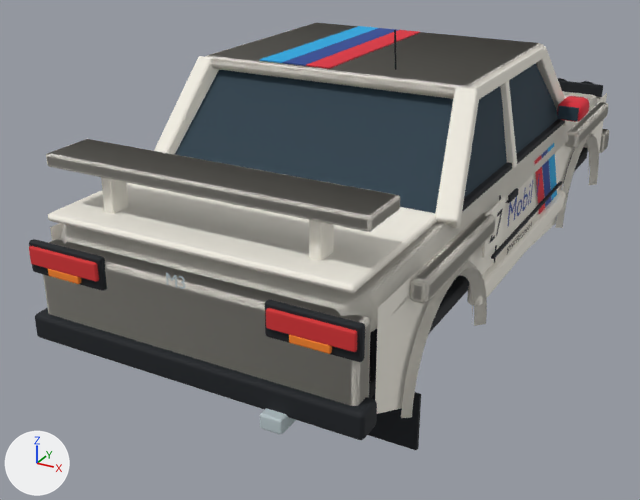
Before and after pictures for a commit that changed the glTF model assets/screenprint/vehicles/R200-lod0.glb.
One viewpoint serves both versions: a camera (50 mm lens) standing at (2.13, -4.79, 1.89) and looking at (-0.26, -0.44, -0.29). Lighting does not change. The marker at lower left points along +X, +Y and +Z. The first picture is the older version. Vertices at exactly the same position are counted once.

The first picture shows 'BrakeLamp', 'Outline_Body', 'black', 'blue', 'chrome', 'cyan', 'glass', 'scarlet', 'white' and 1 more.
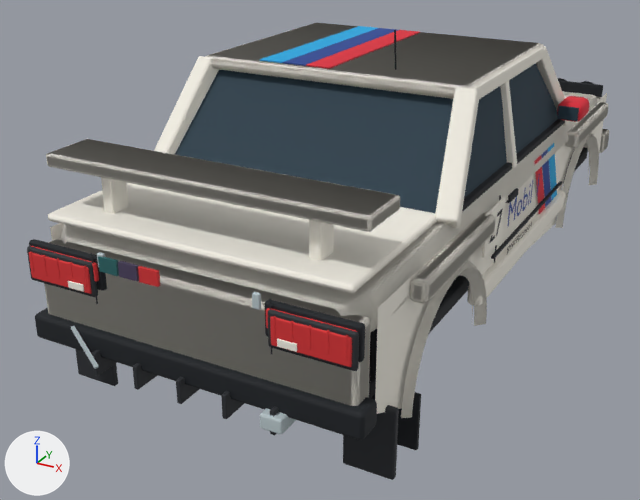
Boxes [x1, y1, x2, y2] around the edits, measured in the pictures (640 x 500 px):
'white', reshaped: before [43, 23, 609, 418]; after [44, 23, 609, 418]
'dark', added: after [27, 246, 399, 480]
'BrakeLamp', reshaped (14% taller): before [29, 246, 357, 352]; after [29, 246, 357, 367]
'chrome', reshaped (mostly hidden): before [166, 272, 296, 434]; after [71, 252, 296, 434]
'red', added: after [30, 252, 349, 359]
'plum', added: after [118, 261, 139, 282]
'teal', added: after [98, 256, 119, 276]
part 1 of me_cube_169, added (red): after [29, 252, 92, 294]
part 2 of me_cube_169, added (red): after [270, 316, 352, 367]
part 3 of me_cube_120, added: after [252, 292, 261, 310]
part 4 of me_cube_120, added: after [71, 326, 99, 369]
part 5 of me_cube_120, deleted: before [166, 272, 177, 287]
part 6 of me_sculptedshoulder_001, added: after [68, 280, 84, 292]
part 7 of me_sculptedshoulder_001, added: after [277, 339, 297, 352]
'Outline_Body', unchanged, covered by the edit: before [61, 91, 598, 333]

What changed in the scene script:
```text
Change me_cube_169:
    remove me_cube_169.from_pydata(...)  # 192 vertices, 376 faces; spans x -0.2..1.48, y -0.01..0.01, z -0.04..0.04
    add me_cube_169.from_pydata(...)  # 352 vertices, 688 faces; spans x -0.2..1.48, y -0.03..0.01, z -0.1..0.04
    me_cube_169 part 1: a new loose piece of 80 vertices spanning x -0.19..0.17, y -0.03..-0.01, z -0.1..0.03, in mat_red (red #d52f32)
    me_cube_169 part 2: a new loose piece of 80 vertices spanning x 1.11..1.47, y -0.03..-0.01, z -0.1..0.03, in mat_red (red #d52f32)
Change me_cube_120:
    remove me_cube_120.from_pydata(...)  # 2490 vertices, 4382 faces; spans x -1.24..0.28, y -0.09..4.29, z -0.04..0.56
    add me_cube_120.from_pydata(...)  # 2724 vertices, 4896 faces; spans x -1.24..0.28, y -0.11..4.29, z -0.04..0.56
    me_cube_120 part 3: the loose piece of 96 vertices spanning x 0.02, y 4.27, z 0.41..0.53 is copied, and the copy is scaled about its middle by (-11.4, -5.49, 0.566), then moved by (-0.1, -4.31, 0.06); it spans x -0.1..-0.06, y -0.05..-0.03, z 0.49..0.56
    me_cube_120 part 4: the loose piece of 96 vertices spanning x -0.98, y 4.27, z 0.41..0.53 is copied, and the copy is multiplied about its middle by the matrix ((-0.683, -1.085, 1.676), (-1.996, 0.371, -0.573), (0.0, -1.771, -1.147)), then moved by (-0.04, -4.34, -0.39); it spans x -1.12..-0.91, y -0.11..-0.03, z 0.0..0.15
    me_cube_120 part 5: the loose piece of 15 vertices spanning x -0.53..-0.47, y -0.04, z 0.49..0.55 is deleted
    other edits to the shape of me_cube_120 do not show in these pictures
Change me_sculptedshoulder_001:
    remove me_sculptedshoulder_001.from_pydata(...)  # 3576 vertices, 6424 faces; spans x -0.94..0.94, y -2.12..2.19, z -0.34..0.92
    add me_sculptedshoulder_001.from_pydata(...)  # 3768 vertices, 6800 faces; spans x -0.94..0.94, y -2.18..2.19, z -0.34..0.92
    me_sculptedshoulder_001 part 6: the loose piece of 96 vertices spanning x -0.57..-0.51, y -1.93..-1.82, z 0.33..0.63 is copied, and the copy is scaled about its middle by (1.74, 0.0891, 0.11), then moved by (-0.01, -0.3, -0.34); it spans x -0.6..-0.5, y -2.18..-2.17, z 0.12..0.16
    me_sculptedshoulder_001 part 7: the loose piece of 96 vertices spanning x 0.51..0.57, y -1.93..-1.82, z 0.33..0.63 is copied, and the copy is scaled about its middle by (1.74, 0.0891, 0.11), then moved by (0.01, -0.3, -0.34); it spans x 0.5..0.6, y -2.18..-2.17, z 0.12..0.16
Add ob_teal:
    ob_teal = bpy.data.objects.new('teal', me_cube_026)  # a box spanning x -0.05..0.05, y -0.008..0.008, z -0.035..0.035; in mat_teal (dark cyan #246263)
    ob_teal.location = (-0.35, -2.165, 0.28)
Add ob_red:
    ob_red = bpy.data.objects.new('red', me_cube_001)  # 968 vertices, 1892 faces; spans x -0.01..1.63, y -0.01..0.01, z -0.05..0.11; in mat_red (red #d52f32)
    ob_red.location = (-0.81, -2.169, 0.2)
Add ob_plum:
    ob_plum = bpy.data.objects.new('plum', me_cube_027)  # a box spanning x -0.05..0.05, y -0.008..0.008, z -0.035..0.035; in mat_plum (dark purple #493e5c)
    ob_plum.location = (-0.24, -2.165, 0.28)
Add ob_dark:
    ob_dark = bpy.data.objects.new('dark', me_cube)  # 1056 vertices, 2068 faces; spans x -0.25..1.55, y -0.04..0.29, z -0.76..0.13; in mat_dark (dark grey #282b30)
    ob_dark.location = (-0.65, -2.151, 0.18)
```
